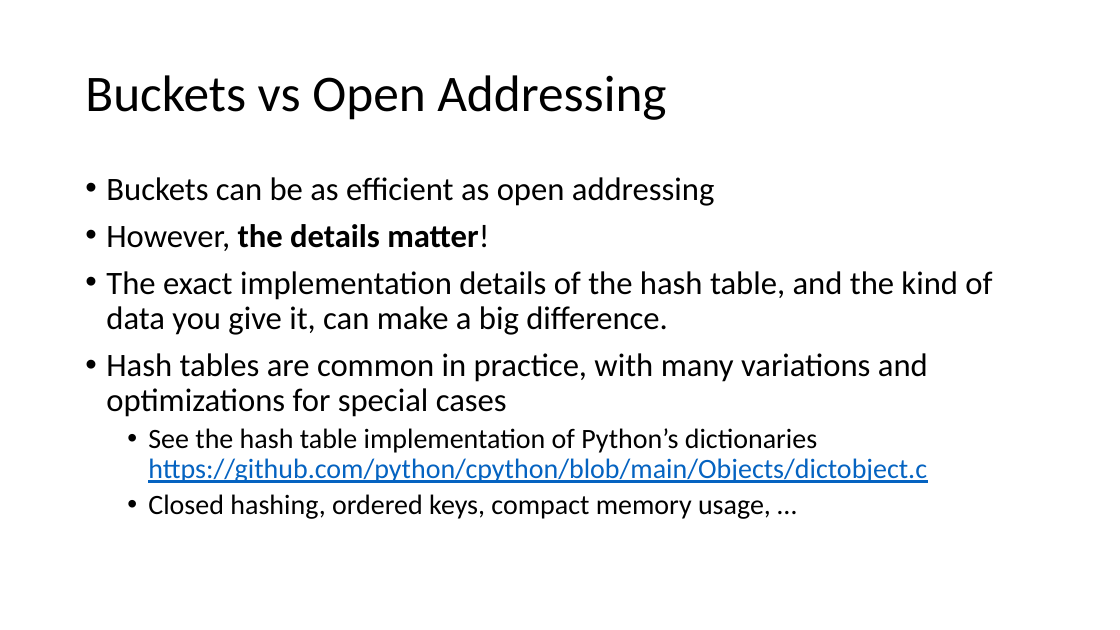
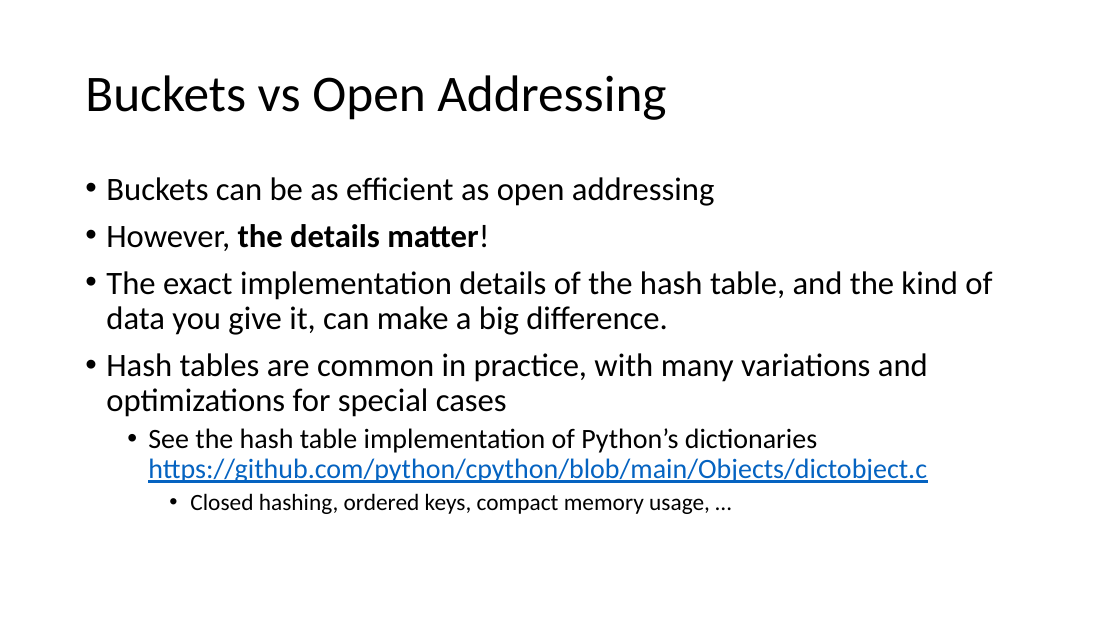
Before and after one commit to tjd1234/cmpt225fall2023, a slide deck: slide 51 of lecture_notes/week8/week8_maps_and_hashing.pptx (slide 49 before the commit). Drawn at 1120x630 pixels with LibreOffice and Linux fonts; fonts in the diff are those of the drawing. Boxes give left, top, right and bottom in pixels: in the first picture for what was removed or moved away, otherwise in the second. Text is boxed around its words. In the diff, an @@ line names an element or a change of style, - is before the commit and + after.

```diff
--- a/lecture_notes/week8/week8_maps_and_hashing.pptx
+++ b/lecture_notes/week8/week8_maps_and_hashing.pptx
@@ text at bbox=[190, 493, 710, 514]: size 24 to 20 pt in "Closed hashing, ordered keys, compact memory usage, ..."; list level 2 to 3 in "Closed hashing, ordered keys, compact ..." @@
```
Also in this commit, not shown: 10 other slides changed, 3 slides added, 1 slide removed.
